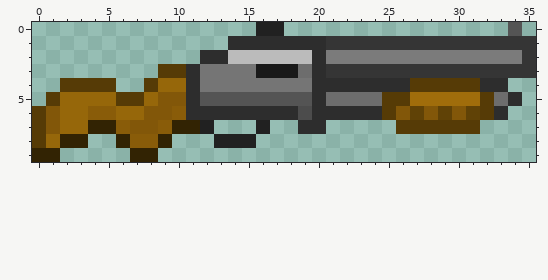
File history of a pixel-art sprite, src/resources/timelines/shotgun_reload/5.png. The first picture shows the starting point.
The file is 36x10 pixels. Colours within 5 levels of each other are drawn and written as one.
Once edited:
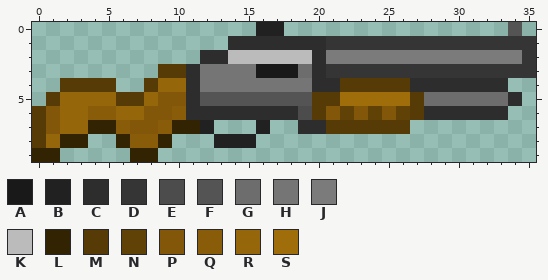
Palette (. is transparent): A #191919  B #212121  C #2d2d2d  D #353535  E #4c4c4c  F #545454  G #6d6d6d  H #757575  J #7b7b7b  K #bbbbbb  L #322303  M #563b06  N #604206  P #825709  Q #895c09  R #96670a  S #a06d0b
From old to new:
{"y":4,"x":22,"old":"CCCCCMMMMM","new":"MMMMMCCCCC"}
{"y":5,"x":20,"old":"CGGGGMMSSSSSM","new":"MMSSSSSMGGGGG"}
{"y":6,"x":20,"old":"CCCCCMPNPNPNM","new":"MPNPNPNMCCCCC"}
{"y":7,"x":21,"old":".....","new":"MMMMM"}
{"y":7,"x":27,"old":"MMMMM","new":"....."}
